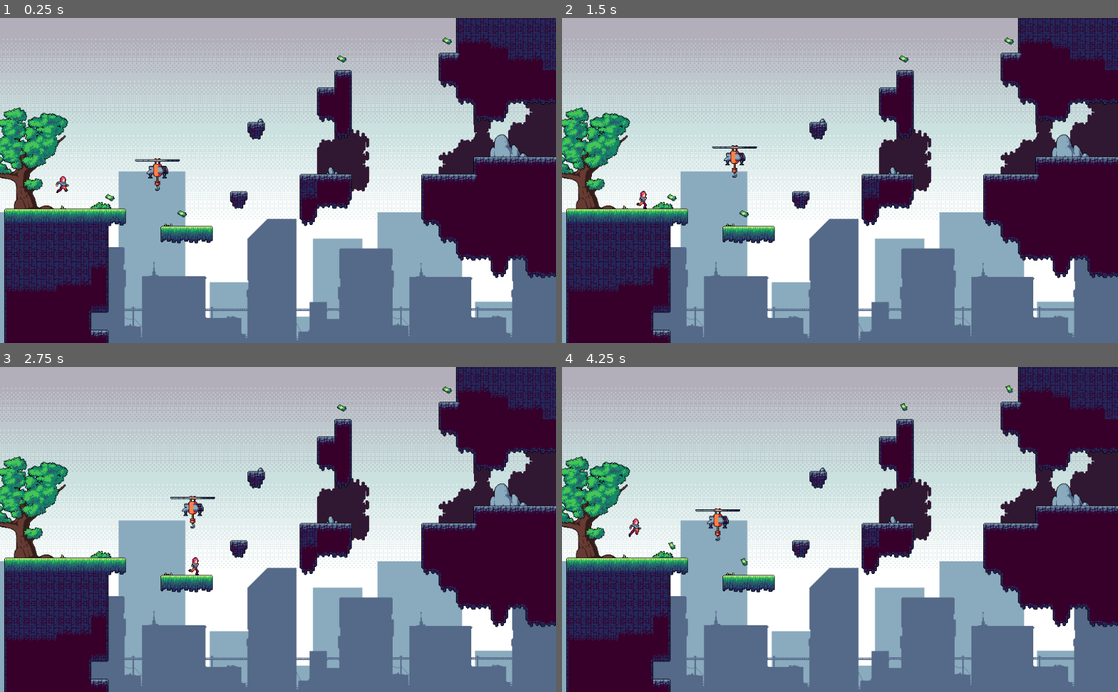
Above: before the commit, frames 1-4 (two rows, left to right).
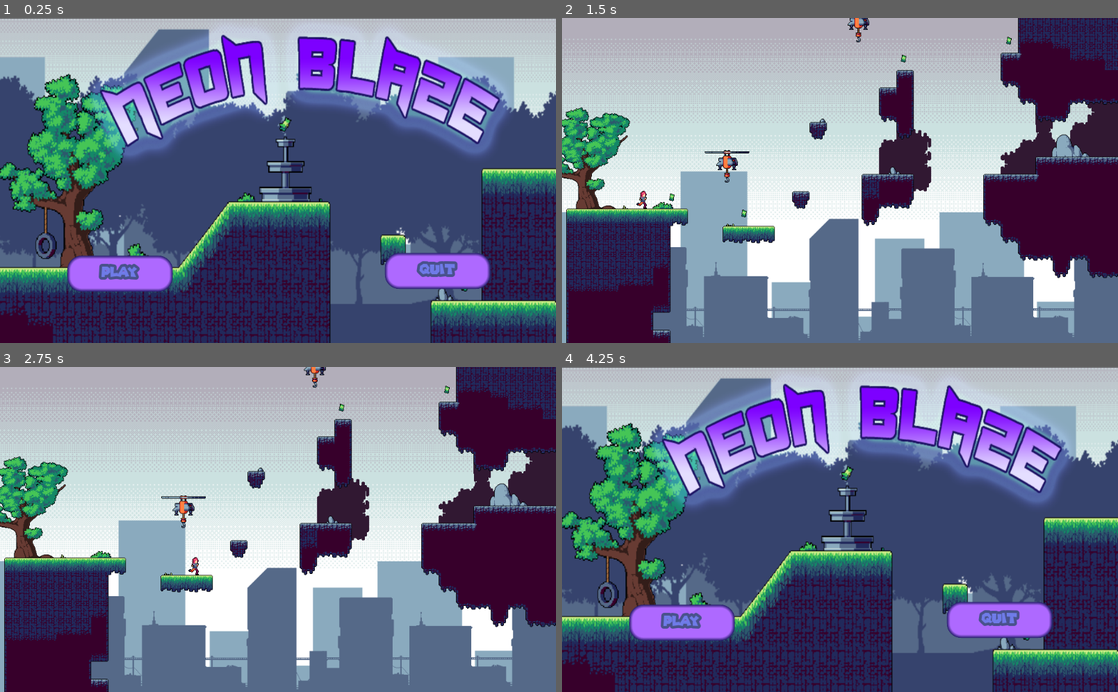
Above: after the commit, the same moments.

Repository: unniisme/Petrichor-22-Workshop
Game: Godot game, scene res://Actors/Interface/GUI.tscn
Two runs of this game, one before a commit and one after it. Both use one fixed random seed, a clock stepped at 60 frames per second and the inputs below. Before the commit the project starts from res://Levels/Test Level.tscn.
Inputs (mouse positions are in pixels of both pictures, inside the frame that each line leads up to):
- Up to frame 1 (0.25 s): no input
- Up to frame 2 (1.5 s): click (684, 274) at 0.5 s, where only the run after the commit has a clickable "PLAY"; hold D (Right) from 1.28 s (still down)
- Up to frame 3 (2.75 s): keep holding D (Right); tap Space (Jump) at 1.52, 2.27 s
- Up to frame 4 (4.25 s): release D (Right) at 2.78 s; hold A (Left) 2.78-3.53 s; hold D (Right) from 3.53 s (still down); tap Space (Jump) at 3.77 s

The runs differ from the first frame. In frame 1, 90% of the frame differs, in the area x 0-100%, y 0-100%; in frame 2, 0.6%; in frame 3, 0.5%; in frame 4, 90%.

Commit message:
Session done

Diff:
--- a/game/neon/Actors/Enemy.gd
+++ b/game/neon/Actors/Enemy.gd
@@ -19,7 +19,6 @@
 func _process(delta):
 	var target = patrol_points[patrol_index]
 	var dist=position.distance_to(target)
-	print(dist)
 	if dist < 1:
 		patrol_index = wrapi(patrol_index + 1, 0, patrol_points.size())
 		target = patrol_points[patrol_index]
--- a/game/neon/Actors/Enemy.tscn
+++ b/game/neon/Actors/Enemy.tscn
@@ -28,13 +28,25 @@
 
 [sub_resource type="CapsuleShape2D" id=6]
 radius = 23.3844
+height = 1.13831
+
+[sub_resource type="CapsuleShape2D" id=7]
+radius = 30.3923
+height = 0.0
 
 [node name="Enemy" type="KinematicBody2D"]
 
 [node name="AnimatedSprite" type="AnimatedSprite" parent="."]
 frames = SubResource( 5 )
-frame = 2
 playing = true
 
 [node name="CollisionShape2D" type="CollisionShape2D" parent="."]
+position = Vector2( -0.198425, -14.485 )
 shape = SubResource( 6 )
+disabled = true
+
+[node name="Area2D" type="Area2D" parent="."]
+
+[node name="CollisionShape2D" type="CollisionShape2D" parent="Area2D"]
+position = Vector2( -0.992126, -10.3181 )
+shape = SubResource( 7 )
--- /dev/null
+++ b/game/neon/Actors/Interface/Button.tscn
@@ -0,0 +1,33 @@
+[gd_scene load_steps=4 format=2]
+
+[ext_resource path="res://assets/SuperMario256.ttf" type="DynamicFontData" id=1]
+
+[sub_resource type="StyleBoxFlat" id=1]
+bg_color = Color( 0.686275, 0.415686, 1, 1 )
+border_width_left = 6
+border_width_top = 6
+border_width_right = 6
+border_width_bottom = 6
+border_color = Color( 0.156863, 0.12549, 0.427451, 1 )
+border_blend = true
+corner_radius_top_left = 26
+corner_radius_top_right = 26
+corner_radius_bottom_right = 26
+corner_radius_bottom_left = 26
+
+[sub_resource type="DynamicFont" id=2]
+size = 25
+outline_size = 5
+outline_color = Color( 0.290196, 0.32549, 0.552941, 1 )
+font_data = ExtResource( 1 )
+
+[node name="Button" type="Button"]
+margin_right = 77.0
+margin_bottom = 32.0
+custom_styles/normal = SubResource( 1 )
+custom_fonts/font = SubResource( 2 )
+custom_colors/font_color = Color( 0.909804, 0.137255, 0.137255, 1 )
+text = "PLAY"
+__meta__ = {
+"_edit_use_anchors_": false
+}
--- /dev/null
+++ b/game/neon/Actors/Interface/GUI.gd
@@ -0,0 +1,9 @@
+extends Control
+
+
+func _on_Play_pressed():
+	get_tree().change_scene("res://Levels/Test Level.tscn")
+
+
+func _on_Quit_pressed():
+	get_tree().quit()
--- /dev/null
+++ b/game/neon/Actors/Interface/GUI.tscn
@@ -0,0 +1,56 @@
+[gd_scene load_steps=6 format=2]
+
+[ext_resource path="res://assets/BG.png" type="Texture" id=1]
+[ext_resource path="res://Actors/Interface/Button.tscn" type="PackedScene" id=2]
+[ext_resource path="res://Actors/Interface/GUI.gd" type="Script" id=3]
+
+[sub_resource type="StyleBoxFlat" id=5]
+bg_color = Color( 0.215686, 0.254902, 0.592157, 1 )
+corner_radius_top_left = 26
+corner_radius_top_right = 26
+corner_radius_bottom_right = 26
+corner_radius_bottom_left = 26
+
+[sub_resource type="StyleBoxFlat" id=4]
+bg_color = Color( 0.298039, 0.113725, 0.545098, 1 )
+corner_radius_top_left = 26
+corner_radius_top_right = 26
+corner_radius_bottom_right = 26
+corner_radius_bottom_left = 26
+
+[node name="GUI" type="Control"]
+anchor_right = 1.0
+anchor_bottom = 1.0
+margin_left = 38.7104
+margin_top = 1.33484
+margin_right = 38.7104
+margin_bottom = 1.33484
+script = ExtResource( 3 )
+__meta__ = {
+"_edit_use_anchors_": false
+}
+
+[node name="BG" type="Sprite" parent="."]
+position = Vector2( 473.43, 305.83 )
+scale = Vector2( 1.15591, 1.36061 )
+texture = ExtResource( 1 )
+
+[node name="Play" parent="." instance=ExtResource( 2 )]
+margin_left = 85.0462
+margin_top = 437.809
+margin_right = 279.046
+margin_bottom = 503.809
+custom_styles/hover = SubResource( 5 )
+custom_colors/font_color = Color( 0.439216, 0.486275, 0.913725, 1 )
+
+[node name="Quit" parent="." instance=ExtResource( 2 )]
+margin_left = 670.136
+margin_top = 433.052
+margin_right = 864.136
+margin_bottom = 499.052
+custom_styles/hover = SubResource( 4 )
+custom_colors/font_color = Color( 0.439216, 0.486275, 0.913725, 1 )
+text = "QUIT"
+
+[connection signal="pressed" from="Play" to="." method="_on_Play_pressed"]
+[connection signal="pressed" from="Quit" to="." method="_on_Quit_pressed"]
--- a/game/neon/Actors/Player.tscn
+++ b/game/neon/Actors/Player.tscn
@@ -10,7 +10,7 @@
 script = ExtResource( 2 )
 
 [node name="AnimatedSprite" parent="." instance=ExtResource( 1 )]
-frame = 3
+frame = 1
 offset = Vector2( 11, 0 )
 
 [node name="CollisionShape2D" type="CollisionShape2D" parent="."]
--- a/game/neon/Actors/level_manager.gd
+++ b/game/neon/Actors/level_manager.gd
@@ -7,17 +7,22 @@
 
 # Called when the node enters the scene tree for the first time.
 func _ready():
-	pass # Replace with function body.
+	var get_enemy_all=get_parent().get_node("all_enemies")
+	for xx in get_enemy_all.get_children():
+		var enemy_area=xx.get_node("Enemy/Area2D")
+		enemy_area.connect("body_entered", self, "enemy_player_area_entered")
 
 
-# Called every frame. 'delta' is the elapsed time since the previous frame.
-#func _process(delta):
-#	pass
+func enemy_player_area_entered(body):
+	if(body.name=="Player"):
+		get_tree().change_scene("res://Actors/Interface/GUI.tscn")
+
 
 
 func _on_killer_area_body_entered(body):
 	if(body.name=="Player"):
-		get_tree().reload_current_scene()
+		get_tree().change_scene("res://Actors/Interface/GUI.tscn")
+		#get_tree().reload_current_scene()
 
 
 
--- a/game/neon/Actors/path_enemy.tscn
+++ b/game/neon/Actors/path_enemy.tscn
@@ -5,7 +5,7 @@
 
 [sub_resource type="Curve2D" id=1]
 _data = {
-"points": PoolVector2Array( 0, 0, 0, 0, 26.8058, -27.3991, 0, 0, 0, 0, 188.44, -23.4705, 0, 0, 0, 0, 188.44, -3.26619, 0, 0, 0, 0, 22.316, -4.94988, 0, 0, 0, 0, 26.8058, -27.3991 )
+"points": PoolVector2Array( 0, 0, 0, 0, 26.8058, -27.3991, 0, 0, 0, 0, 188.44, -23.4705, 0, 0, 0, 0, 188.44, -3.26619, 0, 0, 0, 0, 22.316, -4.94988, 0, 0, 0, 0, 26.8058, -27.3991, 0, 0, 0, 0, 9.075, -16.5116 )
 }
 
 [node name="path_enemy" type="Path2D"]
--- a/game/neon/Levels/Test Level.tscn
+++ b/game/neon/Levels/Test Level.tscn
@@ -551,8 +551,13 @@
 [node name="Coin3" parent="Coins" instance=ExtResource( 18 )]
 position = Vector2( 263.806, 41.8488 )
 
-[node name="path_enemy" parent="." instance=ExtResource( 19 )]
+[node name="all_enemies" type="Node2D" parent="."]
 position = Vector2( 212.24, -18.6877 )
+
+[node name="path_enemy" parent="all_enemies" instance=ExtResource( 19 )]
+
+[node name="path_enemy3" parent="all_enemies" instance=ExtResource( 19 )]
+position = Vector2( 242.013, -258.714 )
 
 [connection signal="body_entered" from="killers/killer_area" to="level_manager" method="_on_killer_area_body_entered"]
 [connection signal="body_entered" from="killers/killer_area2" to="level_manager" method="_on_killer_area_body_entered"]
--- a/game/neon/project.godot
+++ b/game/neon/project.godot
@@ -15,7 +15,7 @@
 [application]
 
 config/name="Neon"
-run/main_scene="res://Levels/Test Level.tscn"
+run/main_scene="res://Actors/Interface/GUI.tscn"
 config/icon="res://icon.png"
 
 [gui]
Not shown: 1 places in game/neon/Actors/Enemy.tscn that only renumber resources
Not shown, changed: game/exports/Neon.pck
